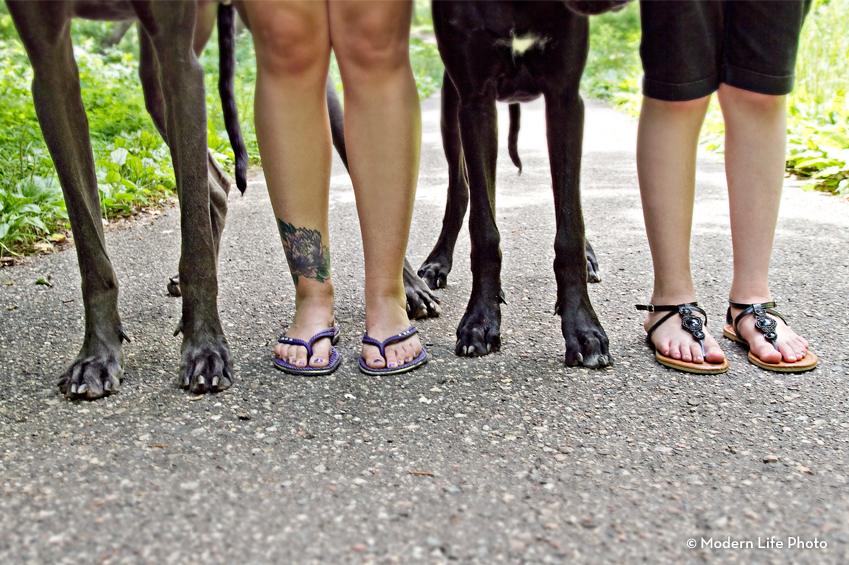
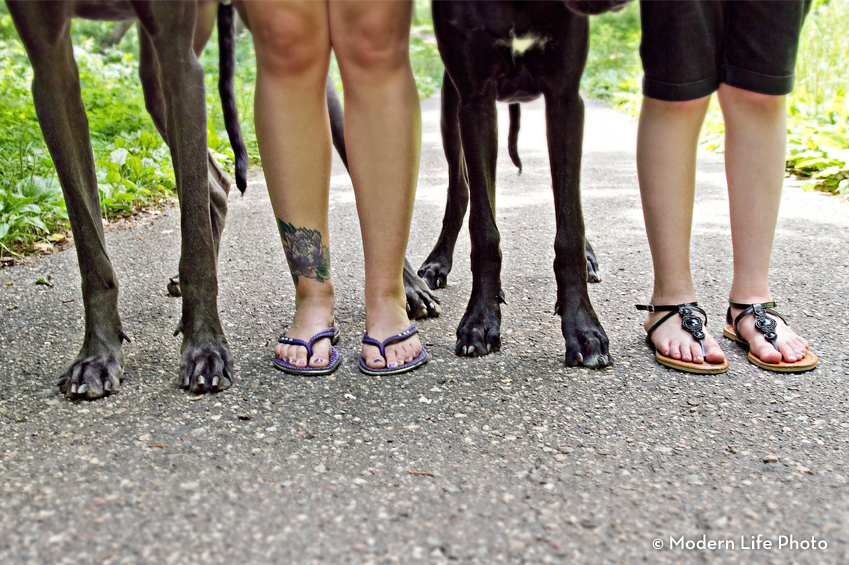
Before/after of a 849×565 layered artwork. What changed in the layer stack:
painted on "© Modern Life Photo" over [652, 534, 828, 550]
